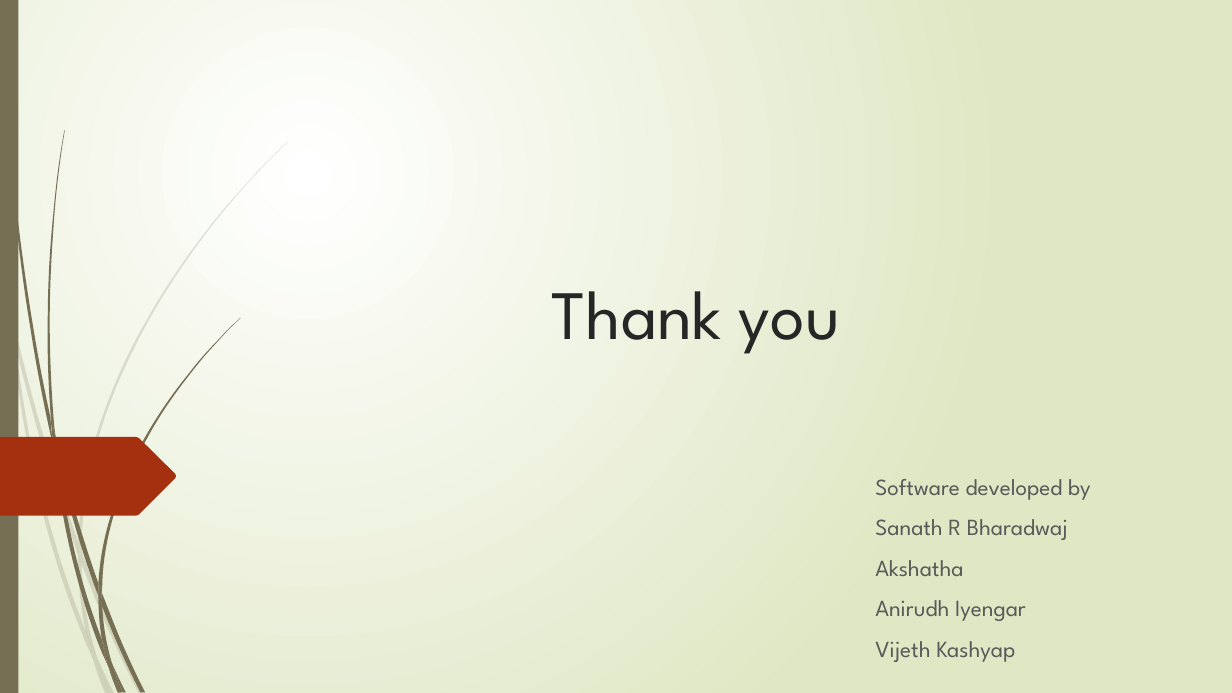
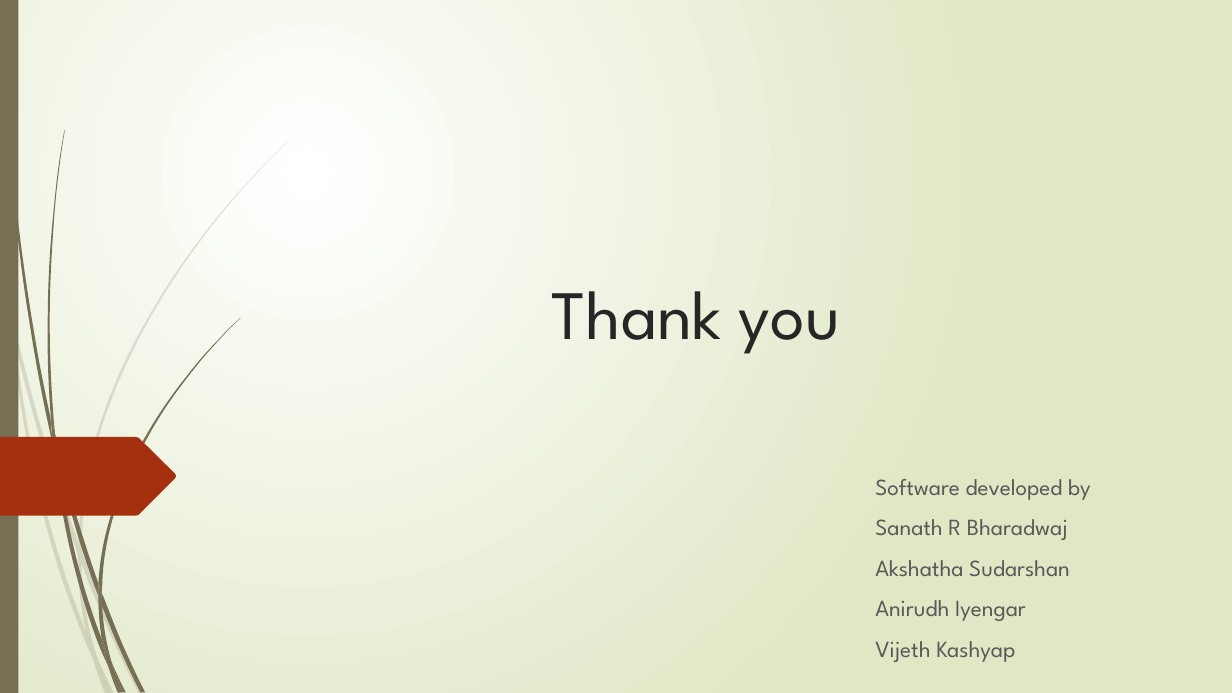
Before and after one commit to TeamCGA123/CGA, a slide deck: slide 9 of CGAppt.pptx (slide 8 before the commit). Drawn at 1232x693 pixels with LibreOffice and Linux fonts; fonts in the diff are those of the drawing. Boxes give left, top, right and bottom in pixels: in the first picture for what was removed or moved away, otherwise in the second. Text is boxed around its words. In the diff, an @@ line names an element or a change of style, - is before the commit and + after.

Commit message:
latest ppt

```diff
--- a/CGAppt.pptx
+++ b/CGAppt.pptx
@@ subtitle at box(875, 560, 1070, 576): text changed @@
-Akshatha
+Akshatha Sudarshan
```
Also in this commit, not shown: 1 slide added, 1 other file.
